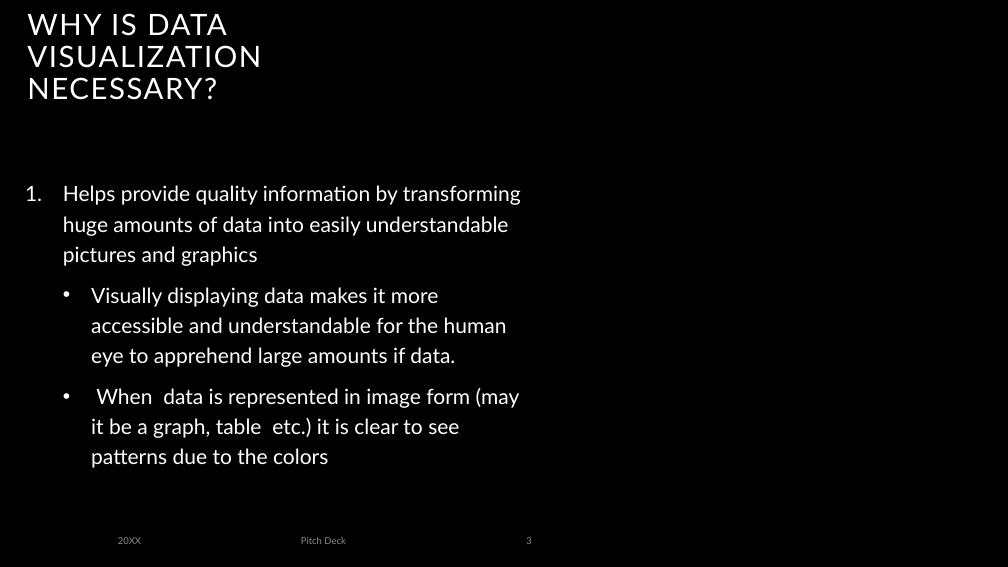
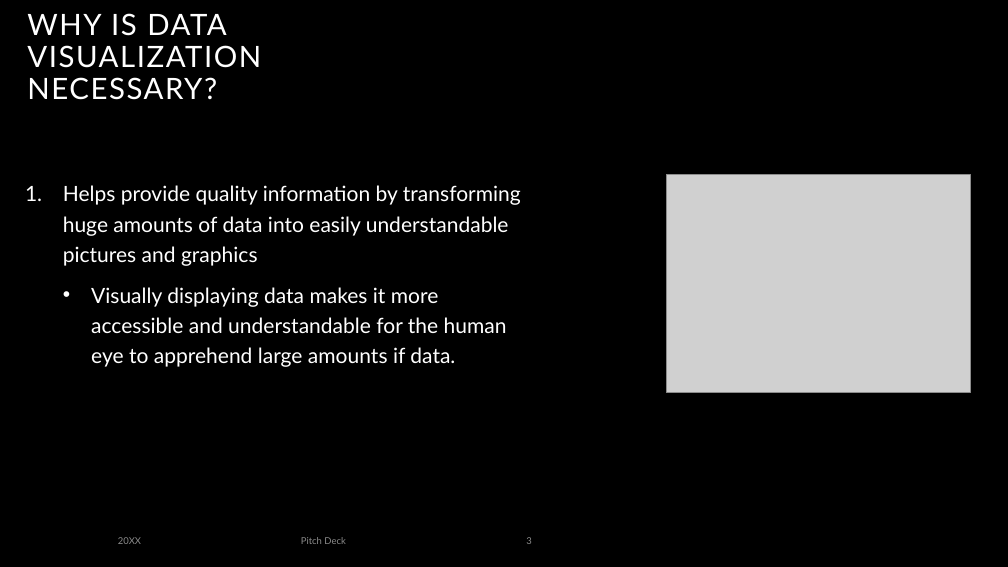
Before and after one commit to mungutiwilliam/Indian-Startups-dataset-analysis, a slide deck: slide 3 of Data Visualization.pptx. Drawn at 1008x567 pixels with LibreOffice and Linux fonts; fonts in the diff are those of the drawing; grey boxes stand for pictures; background and template pictures are left out. Boxes give left, top, right and bottom in pixels: in the first picture for what was removed or moved away, otherwise in the second. Text is boxed around its words. In the diff, an @@ line names an element or a change of style, - is before the commit and + after.

```diff
--- a/Data Visualization.pptx
+++ b/Data Visualization.pptx
@@ picture added at (666,175,971,392) @@
@@ text at (91,388,520,468): paragraph removed @@
-  • When data is represented in image form (may it be a graph, table etc.) it is clear to see patterns due to the colors
```
Also in this commit, not shown: 14 other slides changed, 1 slide added, 2 other files.
